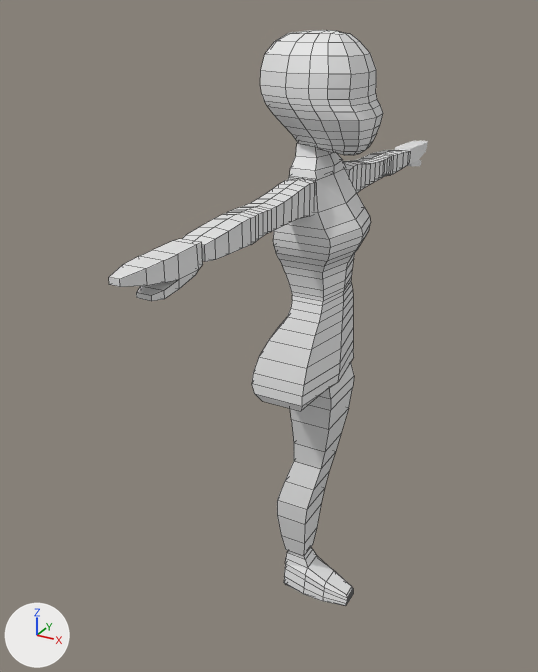
What one commit did to the Blender file Modelos/Cabeca.blend.
Before and after are seen from a camera (50 mm lens) standing at (0.794, -1.723, 0.209) and looking at (-0.138, -0.028, -0.639). Arrows for +X, +Y and +Z are at lower left; the lights stay in place. The first picture is the older version. Mesh edges are drawn as thin lines on the coarser meshes.

The first picture shows 'Braco.D', 'Braco.E', 'Cabeca', 'Mao.E', 'Pe.E', 'Perna.E', 'Pescoço', 'Torax' and 1 more.
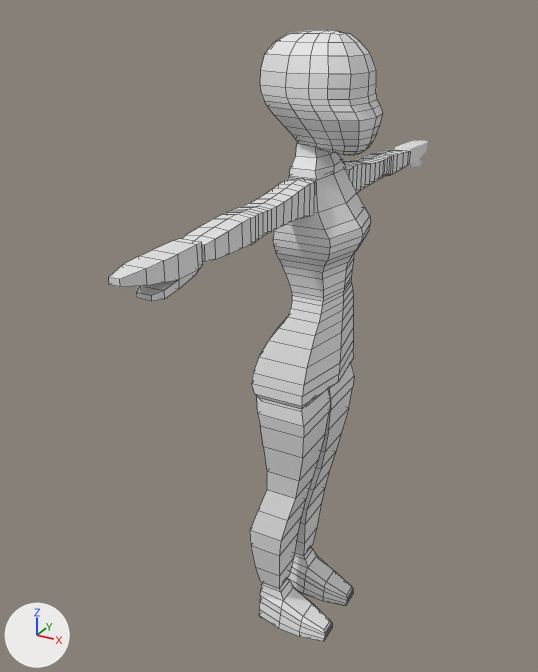
Commit message: Perna Direita adicionada!

Pixel boxes [x1, y1, x2, y2] of what changed, in the pictures (538 x 672 px):
'Perna.E.001', added: after [250, 390, 331, 589]
'Pe.E.001', added: after [259, 579, 332, 641]

The change, as a diff of the scene's bpy script:
```diff
--- a/Modelos/Cabeca.blend.py
+++ b/Modelos/Cabeca.blend.py
@@ ob_pe_e_001 @@
+ob_pe_e_001 = bpy.data.objects.new('Pe.E.001', me_cubo_005.copy())  # the mesh of ob_pe_e
+ob_pe_e_001.location = (-0.08, -0.087, -1.487)
+ob_pe_e_001.rotation_euler = (0.0, 0.0, 3.142)  # degrees (0, 0, 180)
+ob_pe_e_001.scale = (0.0532, 0.0532, 0.0532)
@@ ob_perna_e_001 @@
+ob_perna_e_001 = bpy.data.objects.new('Perna.E.001', me_cubo_002.copy())  # the mesh of ob_perna_e
+ob_perna_e_001.location = (-0.044, -0.077, -0.822)
+ob_perna_e_001.rotation_euler = (0.0, 0.0, 3.142)  # degrees (0, 0, 180)
+ob_perna_e_001.scale = (0.0632, 0.105, 0.0772)
```
